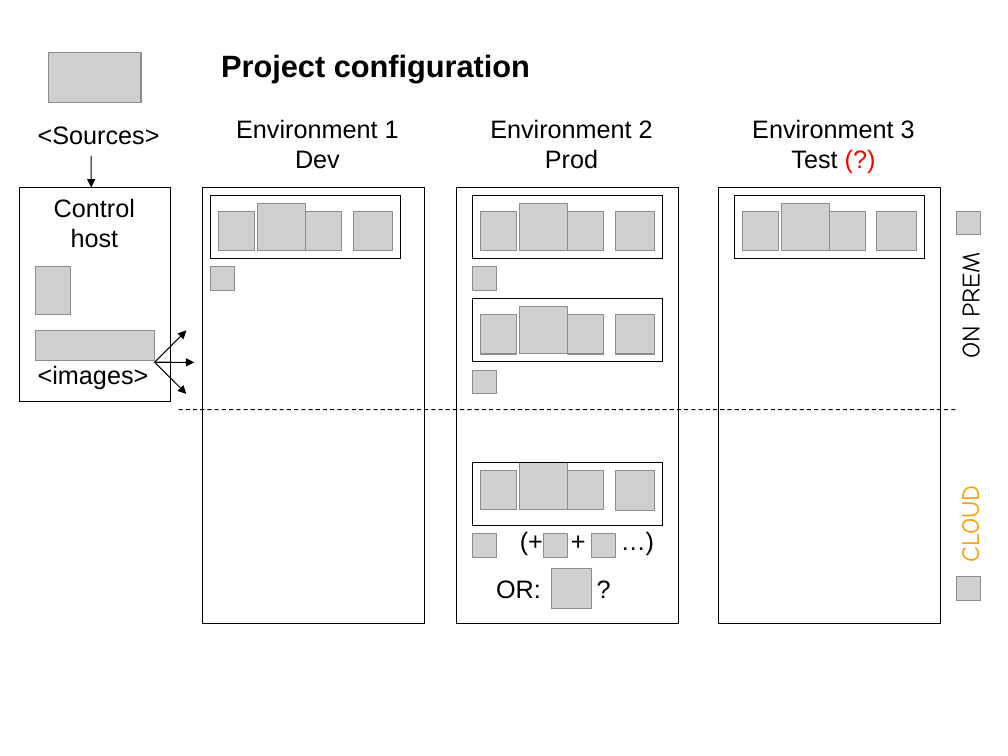
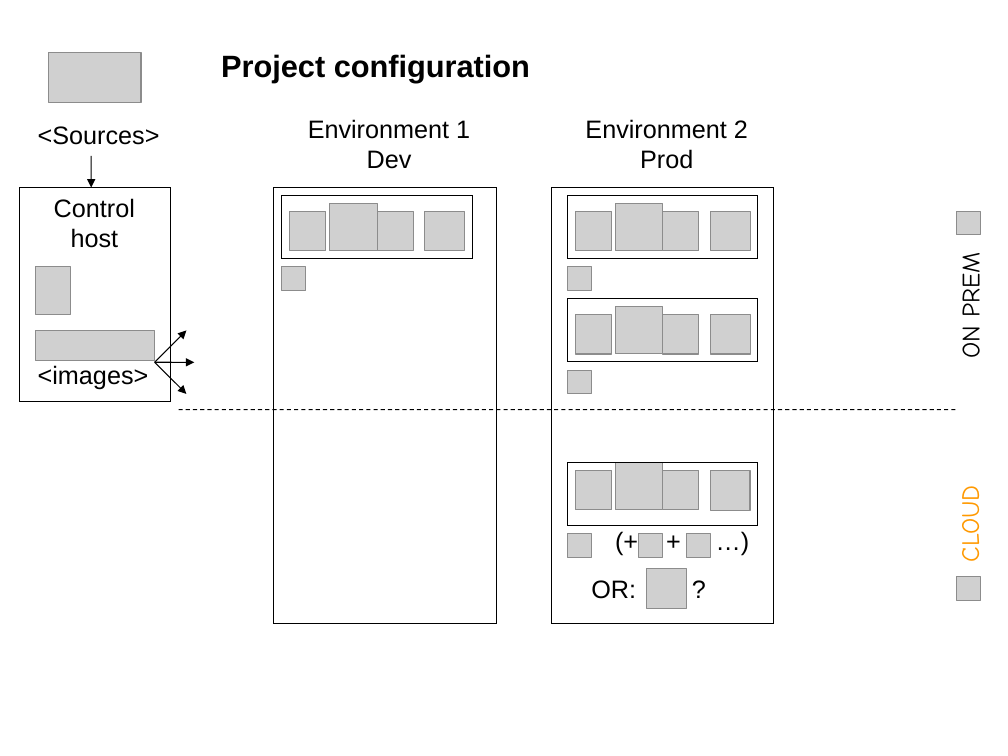
Before and after one commit to plibnik/Final_Project, a slide deck: slide 4 of FP_presentation.ppt. Drawn at 1008x756 pixels with LibreOffice and Linux fonts; fonts in the diff are those of the drawing; grey boxes stand for pictures. Boxes give left, top, right and bottom in pixels: in the first picture for what was removed or moved away, otherwise in the second. Text is boxed around its words. In the diff, an @@ line names an element or a change of style, - is before the commit and + after.

```diff
--- a/FP_presentation.ppt
+++ b/FP_presentation.ppt
@@ text removed at (752, 119, 915, 169) @@
-Environment 3
-Test (?)
@@ 2 pictures, 2 rectangles, 1 text: place and size @@
-2 pictures, 2 rectangles, 1 text at (203, 119, 424, 624)
+2 pictures, 2 rectangles, 1 text at (274, 119, 497, 624)
@@ picture removed at (520, 204, 568, 251) @@
@@ 4 rectangles, 3 pictures, 3 texts: place and size @@
-4 rectangles, 3 pictures, 3 texts at (457, 119, 678, 624)
+4 rectangles, 3 pictures, 3 texts at (551, 119, 774, 624)
@@ picture: place and size @@
-picture at (615, 212, 654, 251)
+picture at (615, 204, 662, 251)
@@ rectangle removed at (719, 187, 940, 624) @@
@@ rectangle removed at (734, 196, 924, 259) @@
@@ picture removed at (218, 212, 254, 251) @@
@@ picture: place and size @@
-picture at (305, 212, 342, 251)
+picture at (290, 212, 327, 251)
@@ picture: place and size @@
-picture at (353, 212, 392, 251)
+picture at (377, 212, 413, 251)
@@ picture: place and size @@
-picture at (480, 212, 516, 251)
+picture at (424, 212, 464, 251)
@@ picture: place and size @@
-picture at (782, 204, 830, 251)
+picture at (662, 212, 699, 251)
@@ picture: place and size @@
-picture at (742, 212, 778, 251)
+picture at (711, 212, 750, 251)
@@ picture removed at (830, 212, 866, 251) @@
@@ picture removed at (877, 212, 916, 251) @@
@@ picture: place and size @@
-picture at (615, 314, 654, 354)
+picture at (615, 306, 662, 354)
@@ picture: place and size @@
-picture at (520, 306, 568, 354)
+picture at (662, 314, 699, 354)
@@ picture: place and size @@
-picture at (480, 314, 516, 354)
+picture at (711, 314, 750, 354)
@@ 3 pictures: place and size @@
-3 pictures at (568, 212, 604, 509)
+3 pictures at (576, 212, 612, 509)
@@ picture: place and size @@
-picture at (615, 471, 654, 510)
+picture at (615, 463, 662, 510)
@@ picture: place and size @@
-picture at (520, 463, 568, 510)
+picture at (662, 470, 699, 509)
@@ picture: place and size @@
-picture at (480, 470, 516, 509)
+picture at (711, 471, 750, 510)
@@ picture: place and size @@
-picture at (543, 534, 568, 558)
+picture at (568, 534, 592, 558)
@@ picture: place and size @@
-picture at (592, 534, 616, 558)
+picture at (639, 534, 663, 558)
@@ picture: place and size @@
-picture at (473, 534, 497, 558)
+picture at (686, 534, 711, 558)
```
Also in this commit, not shown: 3 other slides changed, 2 other files.
